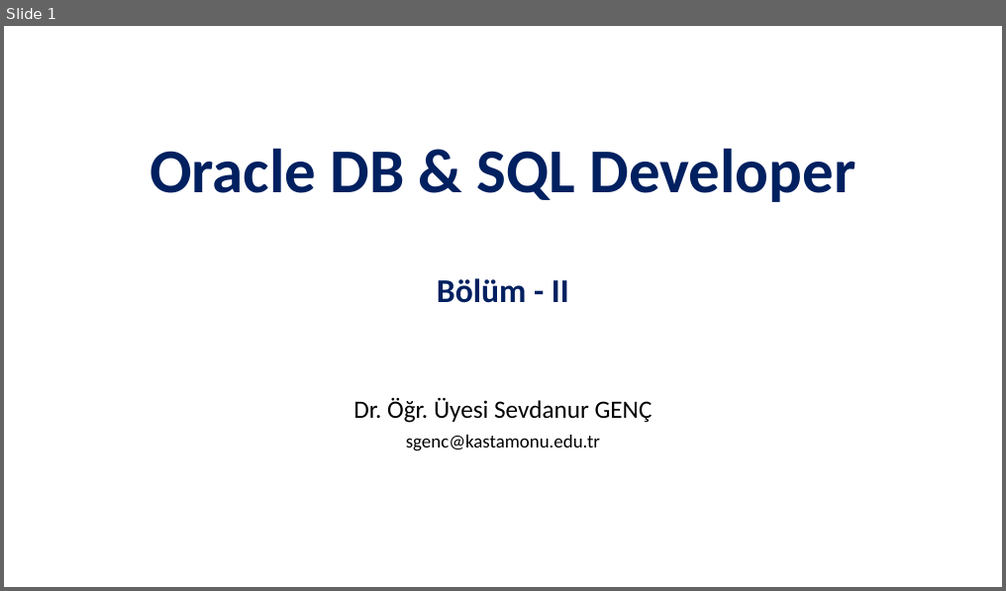
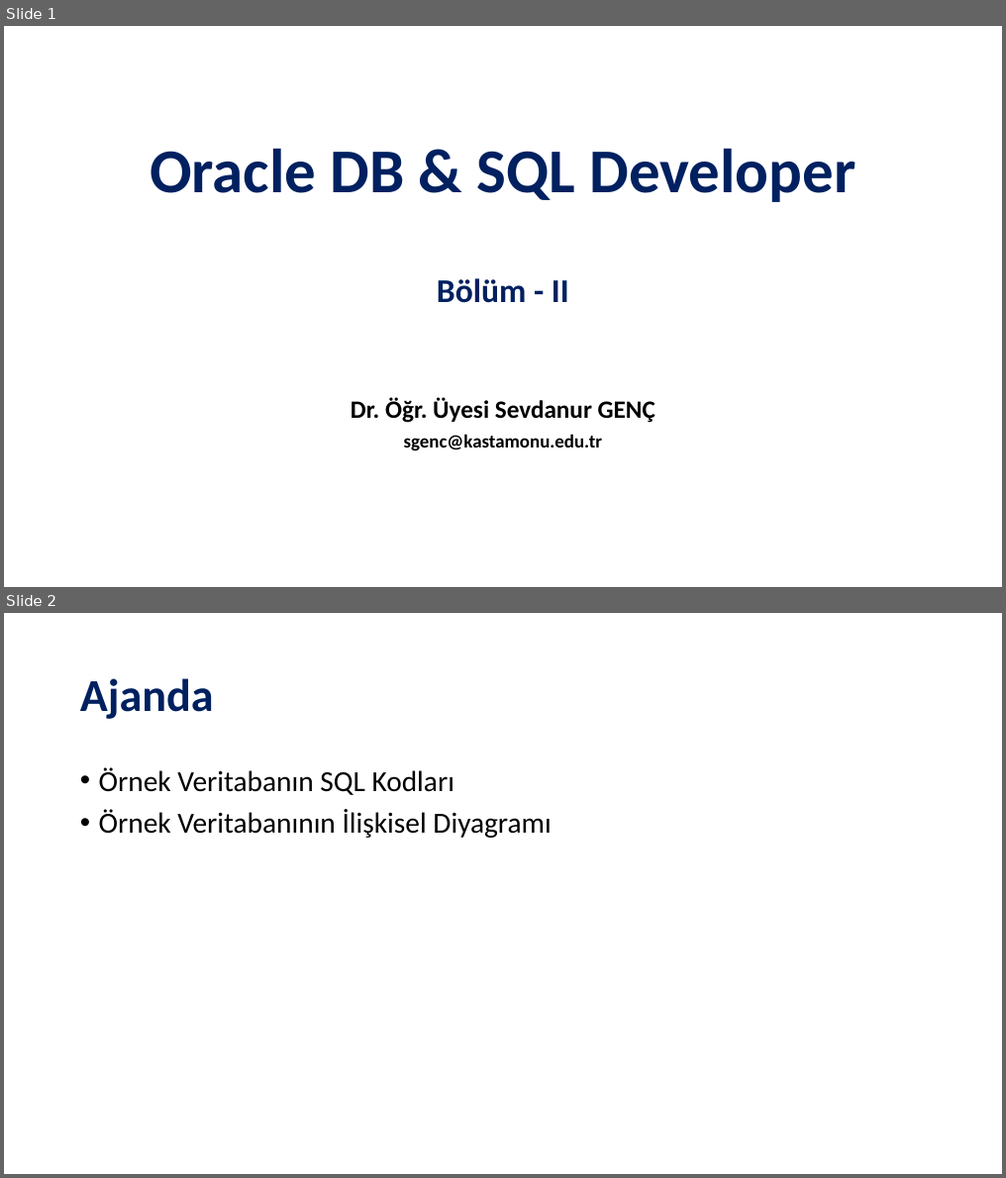
Before and after one commit to SevdanurGENC/Oracle-DB-SQL-Developer-Lecture-Notes, a slide deck: Slides/Oracle DB & SQL Developer - Bolum II.pptx. Shown one above the other, each under a label of ours: slide 1 before the commit, slides 1 and 2 after it. The pictures are 1006x591 and 1006x1178 pixels, drawn with LibreOffice and Linux fonts; fonts in the diff are those of the drawing. Boxes give left, top, right and bottom in pixels: in the first picture for what was removed or moved away, otherwise in the second. Text is boxed around its words. In the diff, an @@ line names an element or a change of style, - is before the commit and + after.

```diff
--- a/Slides/Oracle DB & SQL Developer - Bolum II.pptx
+++ b/Slides/Oracle DB & SQL Developer - Bolum II.pptx
@@ slide 2 added at bbox=[4, 613, 1002, 1174], background #FFFFFF @@
@@ title added at bbox=[80, 678, 214, 719], 44 pt, text #002060, bold @@
+Ajanda
@@ text added at bbox=[99, 767, 550, 838], 28 pt, text #000000 @@
+• Örnek Veritabanın SQL Kodları
+• Örnek Veritabanının İlişkisel Diyagramı
@@ slide 1 changed as well @@
@@ subtitle "Dr. Öğr. Üyesi Sevdanur GENÇ" at bbox=[350, 397, 655, 452]: bold on @@
```
Also in this commit, not shown: 6 other slides added, 1 slide removed, 4 other files.
